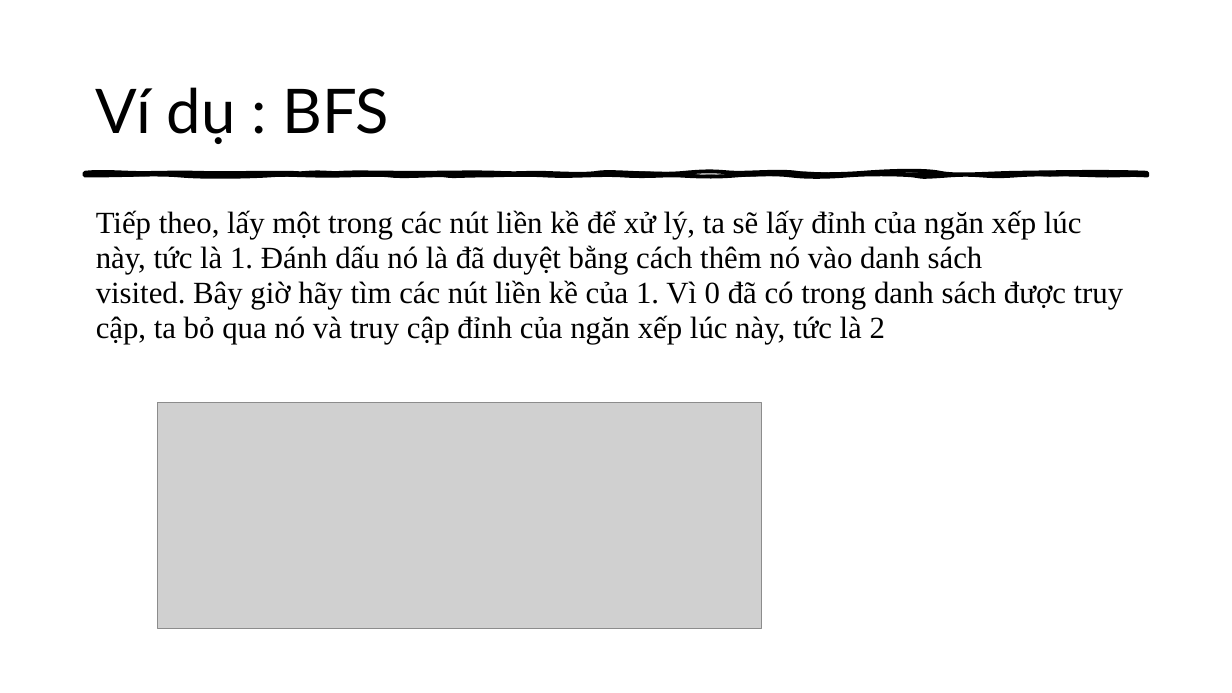
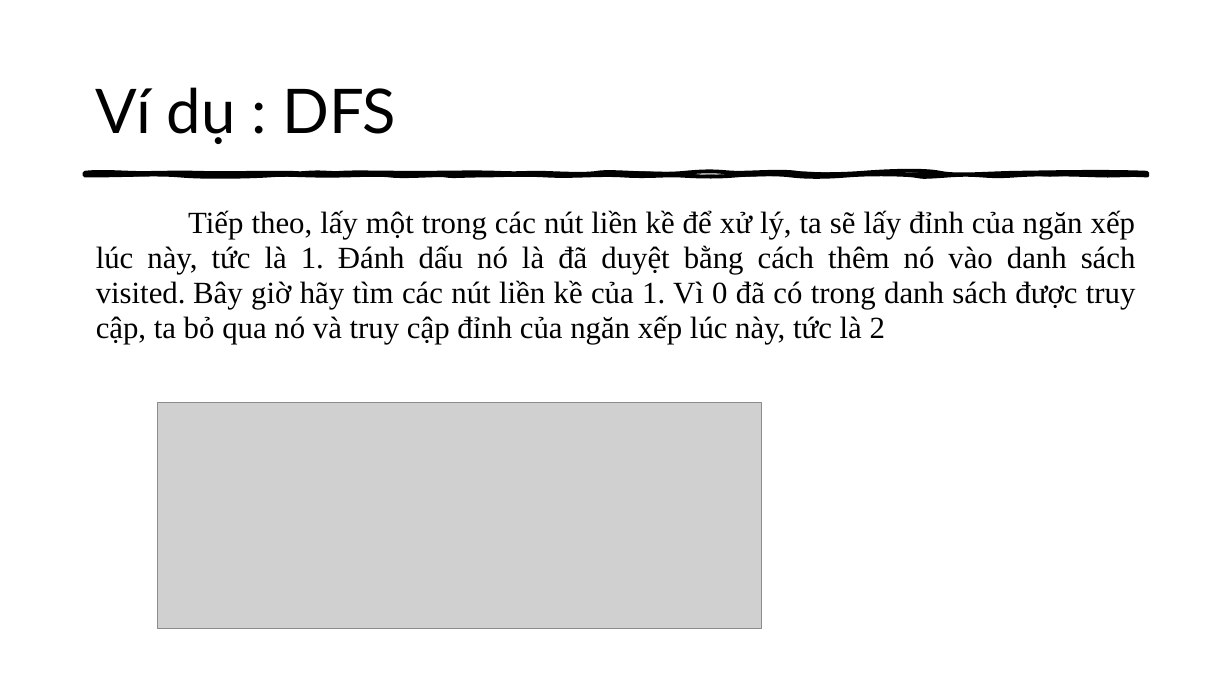
Before and after one commit to thathcmus/CTDL_GT, a slide deck: slide 29 of Cau_Truc_Du_Lieu_Do_Thi_Va_Ung_Dung.pptx (slide 12 before the commit). Drawn at 1232x693 pixels with LibreOffice and Linux fonts; fonts in the diff are those of the drawing; grey boxes stand for pictures. Boxes give left, top, right and bottom in pixels: in the first picture for what was removed or moved away, otherwise in the second. Text is boxed around its words. In the diff, an @@ line names an element or a change of style, - is before the commit and + after.

```diff
--- a/Cau_Truc_Du_Lieu_Do_Thi_Va_Ung_Dung.pptx
+++ b/Cau_Truc_Du_Lieu_Do_Thi_Va_Ung_Dung.pptx
@@ title at (x1=96, y1=87, x2=396, y2=144): text changed @@
-Ví dụ : BFS
+Ví dụ : DFS
@@ text "Tiếp theo, lấy một trong ..." at (x1=96, y1=210, x2=1136, y2=344): alignment left to justified @@
```
Also in this commit, not shown: 19 other slides changed, 13 slides added, 2 other files.
